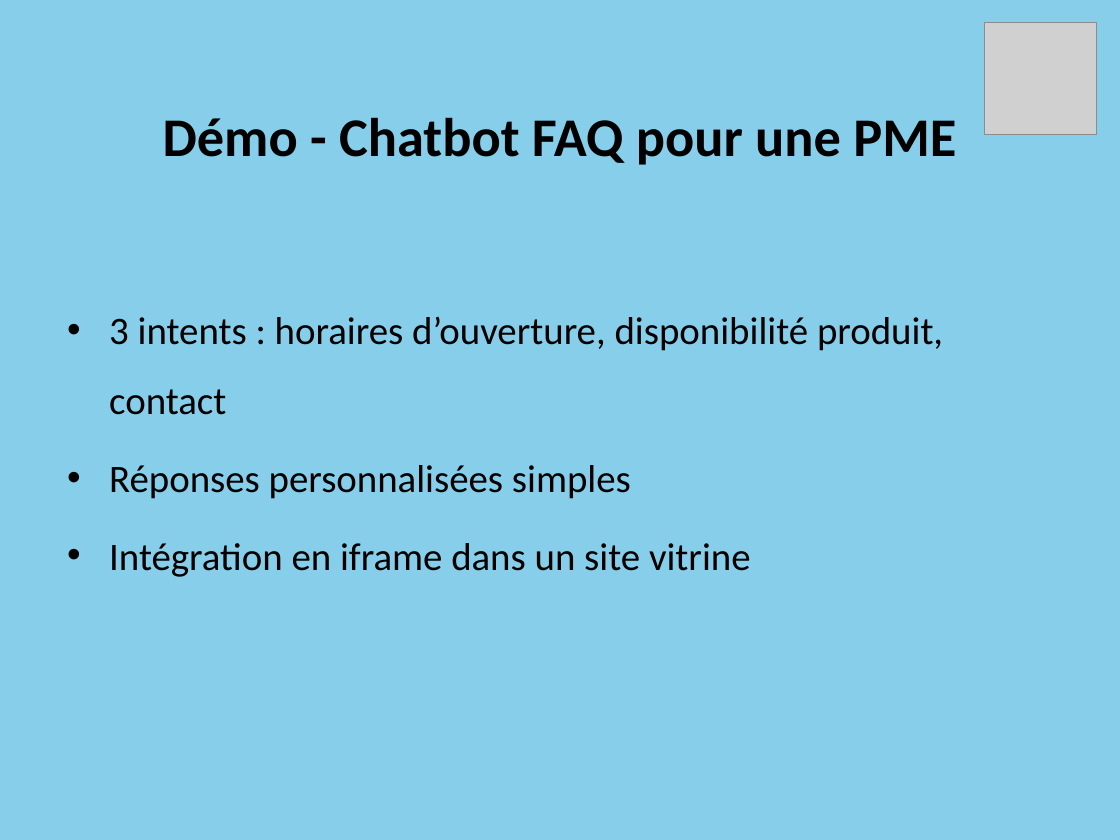
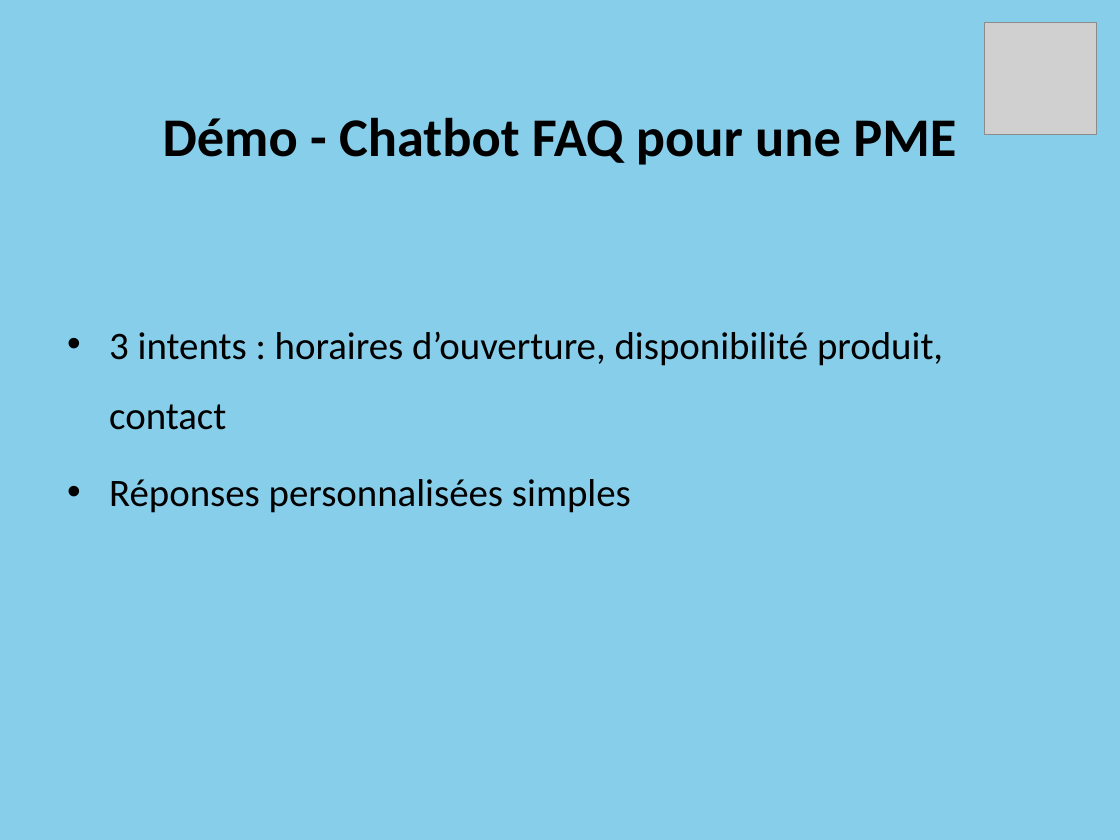
Before and after one commit to Projet-CLD/Google_Dialogflow, a slide deck: slide 8 of Dialogflow_Presentation.pptx. Drawn at 1120x840 pixels with LibreOffice and Linux fonts; fonts in the diff are those of the drawing; grey boxes stand for pictures. Boxes give left, top, right and bottom in pixels: in the first picture for what was removed or moved away, otherwise in the second. Text is boxed around its words. In the diff, an @@ line names an element or a change of style, - is before the commit and + after.

Commit message:
Modifications du powerpoint selon accord entre Aude et Nathan

```diff
--- a/Dialogflow_Presentation.pptx
+++ b/Dialogflow_Presentation.pptx
@@ text "3 intents : horaires d’ouverture, ..." moved from (x1=109, y1=317, x2=943, y2=577) to (x1=109, y1=332, x2=943, y2=513) @@
@@ text at (x1=109, y1=543, x2=751, y2=577): paragraph removed @@
-• Intégration en iframe dans un site vitrine
```
Also in this commit, not shown: 1 other file.
